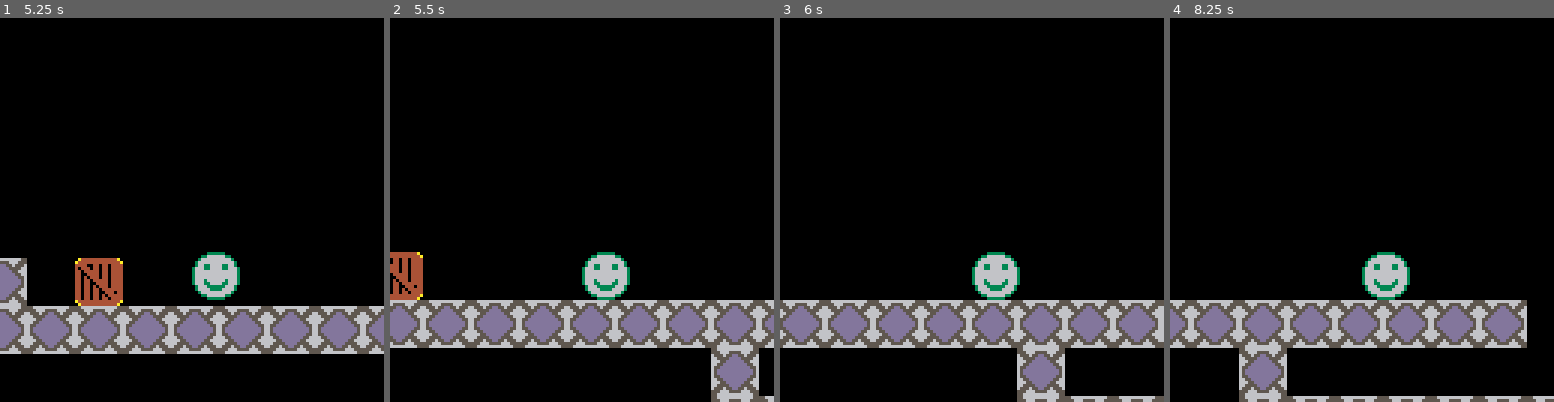
Above: before the commit, frames 1-4 (left to right).
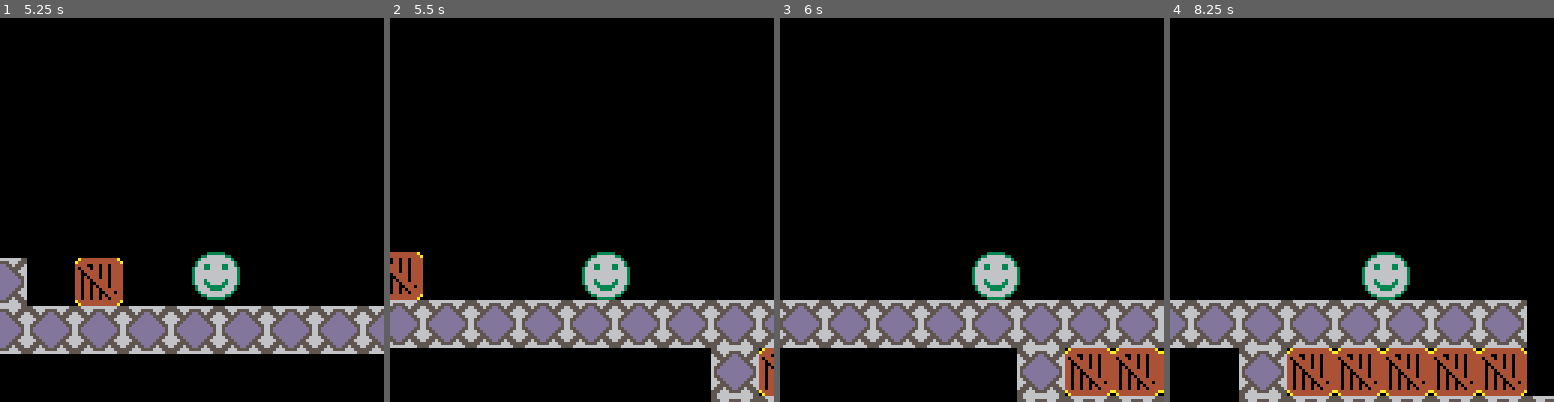
Above: after the commit, the same moments.

Repository: alixnovosi/boxventure
Game: PICO-8 cartridge boxventure.p8
Two runs of this game, one before a commit and one after it. Both use one fixed random seed, a clock stepped at 60 frames per second and the inputs below.
Inputs:
- Up to frame 1 (5.25 s): tap X (X key) at 0.33, 0.7, 1.43, 2.58, 3.1, 3.62, 4.13, 4.65, 5.17 s; tap O (Z key) at 1.07, 1.8, 2.43, 3.07, 3.7, 4.33, 4.97 s; hold Right 2.33-3.33 s; hold Right 3.38-4.22 s; hold Up 4.27-4.67 s; hold Right from 4.72 s (still down)
- Up to frame 2 (5.5 s): keep holding Right
- Up to frame 3 (6 s): tap O (Z key) at 5.6 s; tap X (X key) at 5.68 s; release Right at 5.72 s; hold Down from 5.77 s (still down)
- Up to frame 4 (8.25 s): release Down at 6.1 s; hold Left 6.15-6.98 s; tap X (X key) every 0.52 s from 6.2 to 7.75 s; tap O (Z key) every 0.63 s from 6.23 to 8.13 s; hold Right 7.03-8.03 s; hold Right from 8.08 s (still down)

Frame 1 is identical in both runs. In frame 2, 0.4% of the frame differs, in the area x 96-100%, y 85-99%; in frame 3, 2.6%; in frame 4, 6.3%, in the area x 30-93%, y 85-99%.

Commit message:
fuzzy signs, more boxes, and one cleanup

Diff:
--- a/boxventure.p8
+++ b/boxventure.p8
@@ -137,14 +137,49 @@
     end
 
     -- exit
-    if fget(mget(col, row), 1) then
+    sprite = mget(col, row)
+    if fget(sprite, 1) then
         run_credits()
-    elseif fget(mget(col, row), 2) then
+    elseif fget(sprite, 2) then
         touch_object(col, row)
-    elseif mget(col, row) == 37 and not level.sign_open then
+    elseif list_compare(sprite, gen_list(37)) and not level.sign_open then
+        local c,r = get_actual_cell(col, row, 37, sprite)
         level.sign_open = true
-        read_sign(col, row)
-    end
+        read_sign(c, r)
+    end
+end
+
+-- get actual cell when we did a fuzzy pick and have the cell to the right or something
+-- assumes square sprite
+function get_actual_cell(col, row, target_sprite, actual_sprite)
+    dc = actual_sprite - target_sprite
+    dr = (actual_sprite - target_sprite) / sprites_per_row
+
+    return col-dc, row-dr
+end
+
+-- generate a list of sprites based on a given sprite
+-- assumes you've given the upper-left corner of a spritescale x spritescale sprite
+function gen_list(sprite)
+    res = {}
+    count = 1
+    for c=0, spritescale-1 do
+        for r=0, spritescale-1 do
+            res[count] = sprite + c + (r * sprites_per_row)
+            count += 1
+        end
+    end
+
+    return res
+end
+
+-- check if square in a list of sprites
+function list_compare(target, sprites)
+    for sprite in all(sprites) do
+        if target == sprite then return true end
+    end
+
+    return false
 end
 
 function touch_object(col, row)
@@ -407,7 +442,7 @@
         for c=0, scale-1 do
             mset(spritescale * x + (c),
                  spritescale * y + (r),
-                 sprite + c + (r * 16))
+                 sprite + c + (r * sprites_per_row))
         end
     end
 end
@@ -508,6 +543,10 @@
 end
 
 function _init()
+    -- editor limitations
+    sprites_per_row = 16
+
+    -- our worlds stats
     base_cell_size = 8
     cell_size = 16
     spritescale = flr(cell_size / base_cell_size)
@@ -586,6 +625,26 @@
             {
                 x = 16,
                 y = 28,
+            },
+            {
+                x = 24,
+                y = 30,
+            },
+            {
+                x = 25,
+                y = 30,
+            },
+            {
+                x = 26,
+                y = 30,
+            },
+            {
+                x = 27,
+                y = 30,
+            },
+            {
+                x = 28,
+                y = 30,
             },
         },
     }
